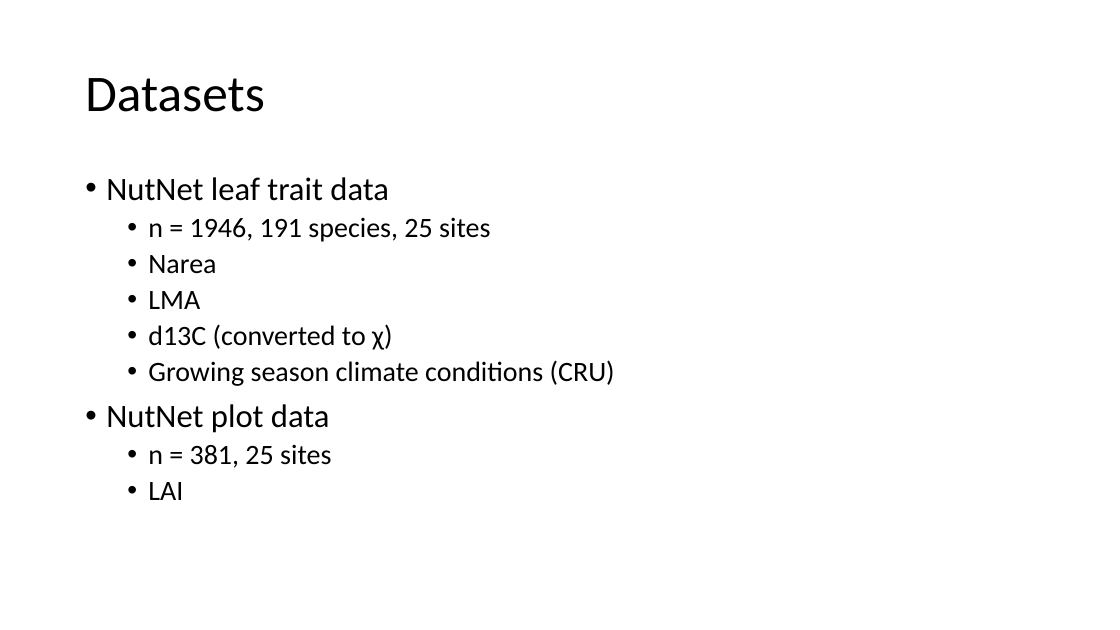
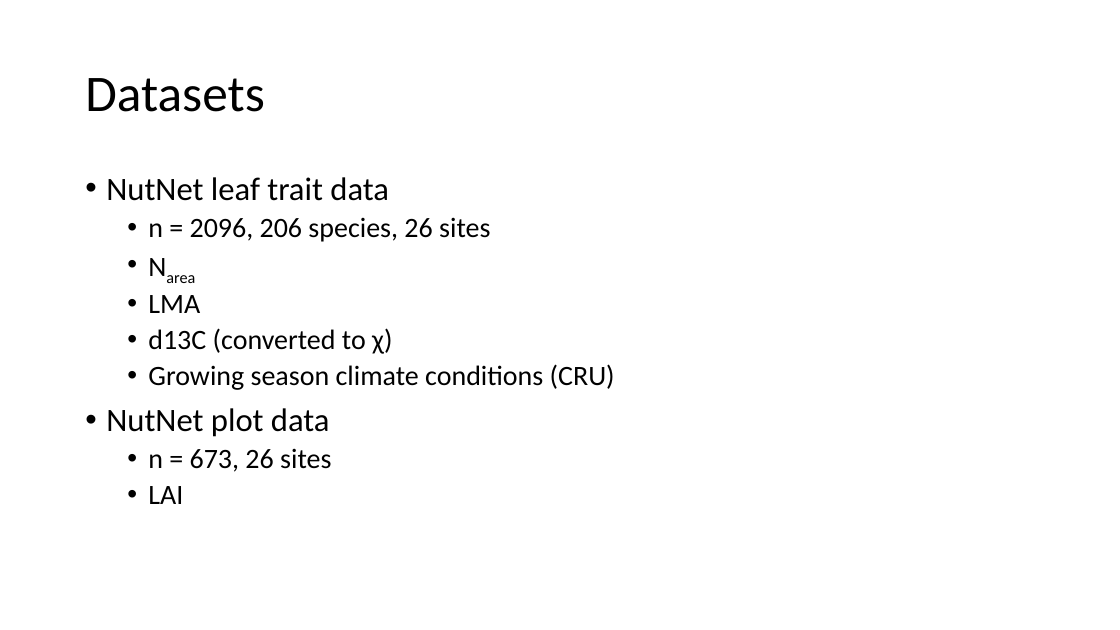
Before and after one commit to efwaring/NutNetPhys, a slide deck: slide 10 of presentations/nutnet_narea.pptx (slide 7 before the commit). Drawn at 1120x630 pixels with LibreOffice and Linux fonts; fonts in the diff are those of the drawing. Boxes give left, top, right and bottom in pixels: in the first picture for what was removed or moved away, otherwise in the second. Text is boxed around its words. In the diff, an @@ line names an element or a change of style, - is before the commit and + after.

```diff
--- a/presentations/nutnet_narea.pptx
+++ b/presentations/nutnet_narea.pptx
@@ text "NutNet leaf trait data" at (106, 177, 615, 504): now subscript in "Narea" @@
@@ text at (148, 217, 490, 242): text changed @@
-  • n = 1946, 191 species, 25 sites
+  • n = 2096, 206 species, 26 sites
@@ text at (148, 448, 331, 472): text changed @@
-  • n = 381, 25 sites
+  • n = 673, 26 sites
```
Also in this commit, not shown: 8 other slides changed, 7 slides added, 13 other files.
